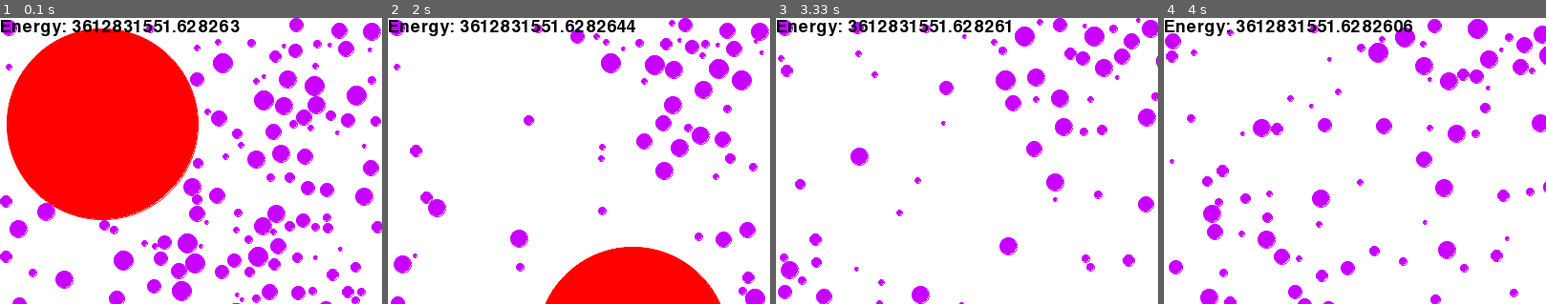
Above: before the commit, frames 1-4 (left to right).
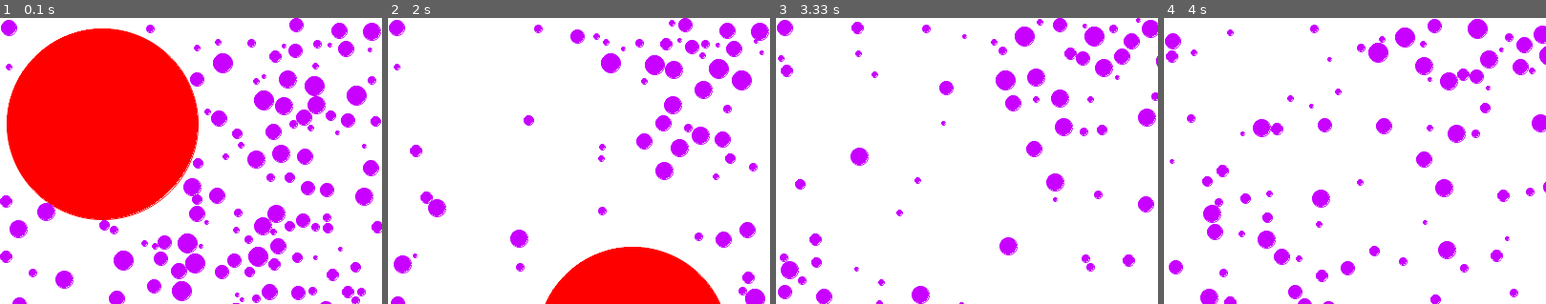
Above: after the commit, the same moments.

Repository: MatKrzykowski/Particles
Game: pygame game, started from Pygame_visualization.py
Two runs of this game, one before a commit and one after it. Both use one fixed random seed, a clock stepped at 60 frames per second and the inputs below.
Inputs:
- Up to frame 1 (0.1 s): no input
- Up to frame 2 (2 s): no input
- Up to frame 3 (3.33 s): no input
- Up to frame 4 (4 s): no input
The pictures show only the part of the screen within x 0-50%, y 0-50%; the shares and areas given below are measured in that part.

The runs differ from the first frame. In frame 1, 1.4% of the frame differs, in the area x 0-63%, y 0-7%; in frame 2, 1.5%; in frame 3, 1.4%; in frame 4, 1.5%, in the area x 0-65%, y 0-7%.

Commit message:
Spot energy printout

Diff:
--- a/Pygame_visualization.py
+++ b/Pygame_visualization.py
@@ -54,7 +54,7 @@
         for item in particles.items:
             item.draw_particle(DISPLAYSURF)
 
-        draw_energy(DISPLAYSURF, particles, fontObj)  # Write the energy text
+        # draw_energy(DISPLAYSURF, particles, fontObj)  # Write the energy text
         draw_FPS(DISPLAYSURF, fontObj)  # Write the FPS text
 
         for i in range(N):
